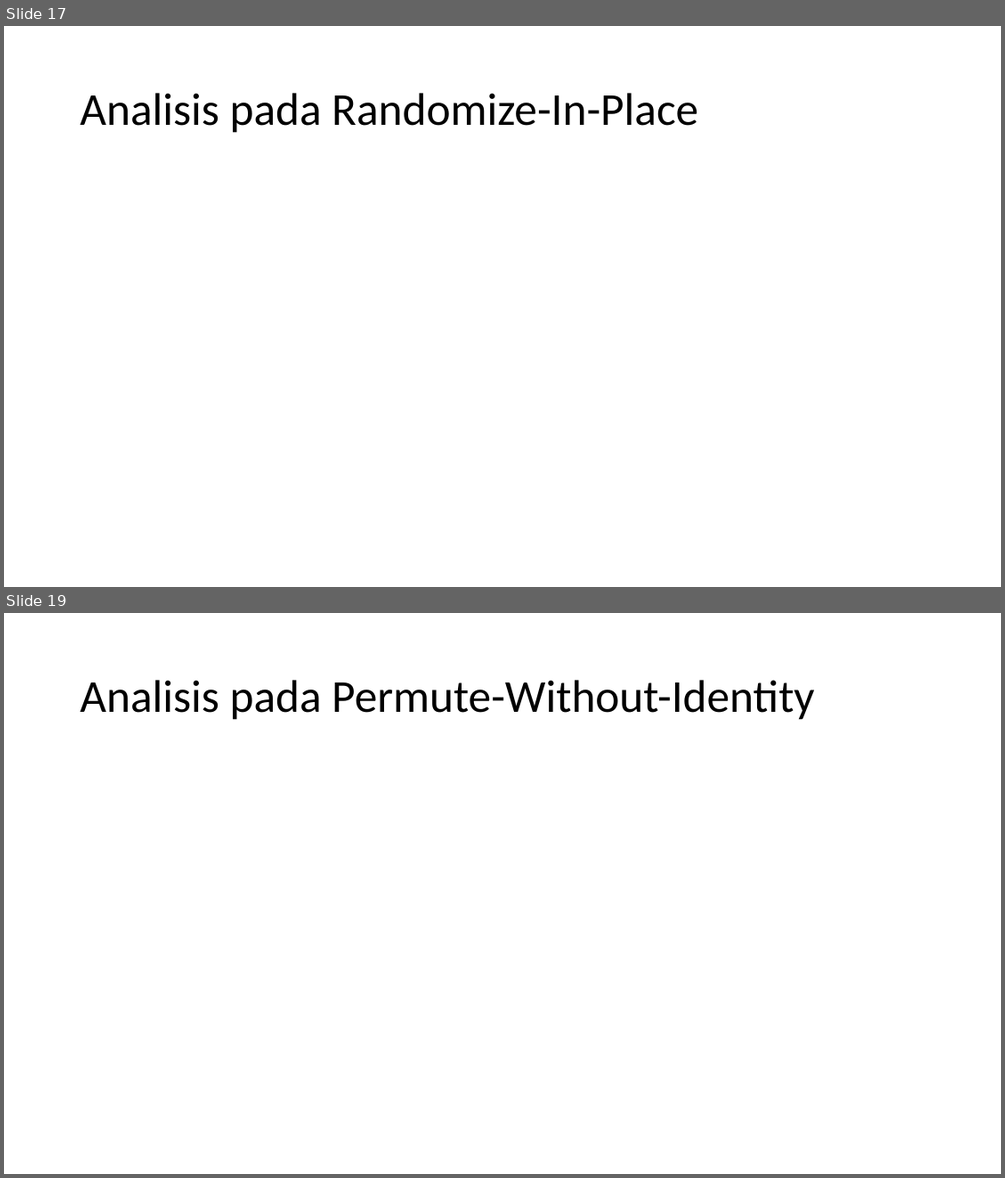
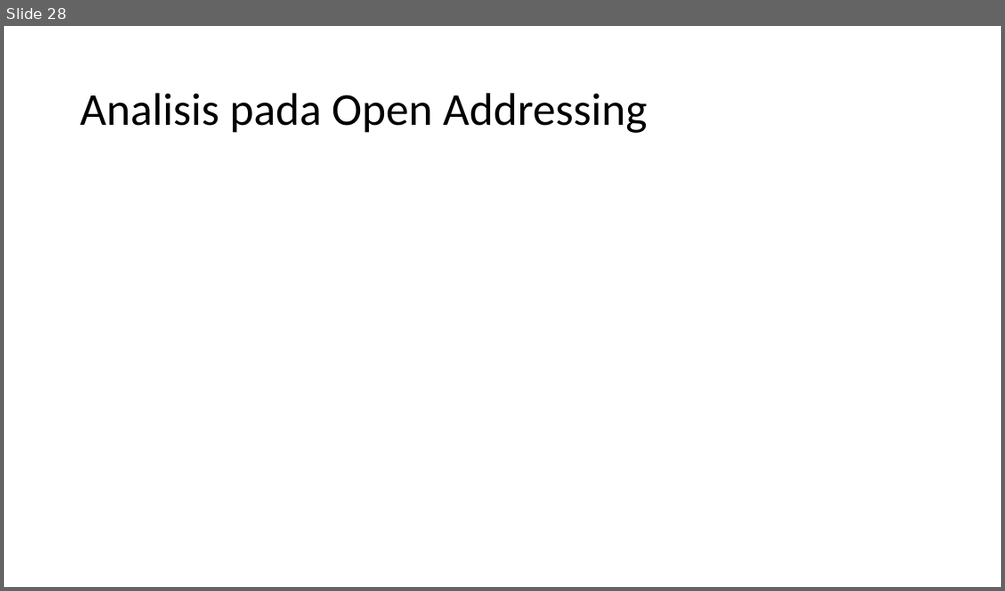
Before and after one commit to anwari32/books, a slide deck: Computer Science & Informatics/IF5020 Algoritma dan Pemrograman/23520050 Muhammad Anwari Leksono.pptx. Shown one above the other, each under a label of ours: slides 17 and 19 before the commit, slide 28 after it; the slides between them are not shown. The pictures are 1005x1178 and 1005x591 pixels, drawn with LibreOffice and Linux fonts; fonts in the diff are those of the drawing; grey boxes stand for pictures. Boxes give left, top, right and bottom in pixels: in the first picture for what was removed or moved away, otherwise in the second. Text is boxed around its words. In the diff, an @@ line names an element or a change of style, - is before the commit and + after.

```diff
--- a/Computer Science & Informatics/IF5020 Algoritma dan Pemrograman/23520050 Muhammad Anwari Leksono.pptx
+++ b/Computer Science & Informatics/IF5020 Algoritma dan Pemrograman/23520050 Muhammad Anwari Leksono.pptx
@@ slide 19 removed at (x1=4, y1=613, x2=1001, y2=1174), background #FFFFFF @@
@@ title removed at (x1=80, y1=680, x2=814, y2=720) @@
-Analisis pada Permute-Without-Identity
@@ what was slide 17 is now slide 28 @@
@@ slide 28 changed as well @@
@@ title at (x1=80, y1=93, x2=647, y2=133): text changed @@
-Analisis pada Randomize-In-Place
+Analisis pada Open Addressing
```
Also in this commit, not shown: 3 other slides changed, 29 slides added, 13 other slides removed, 28 other files.
